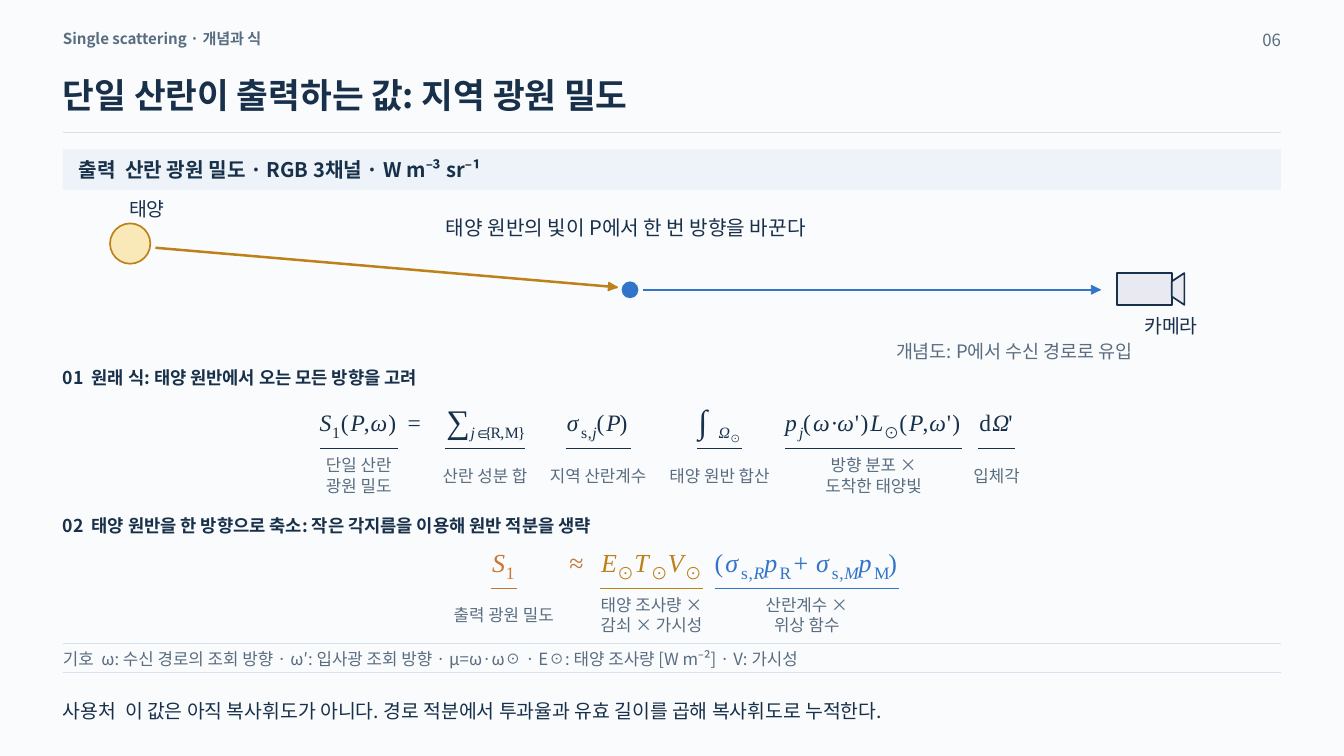
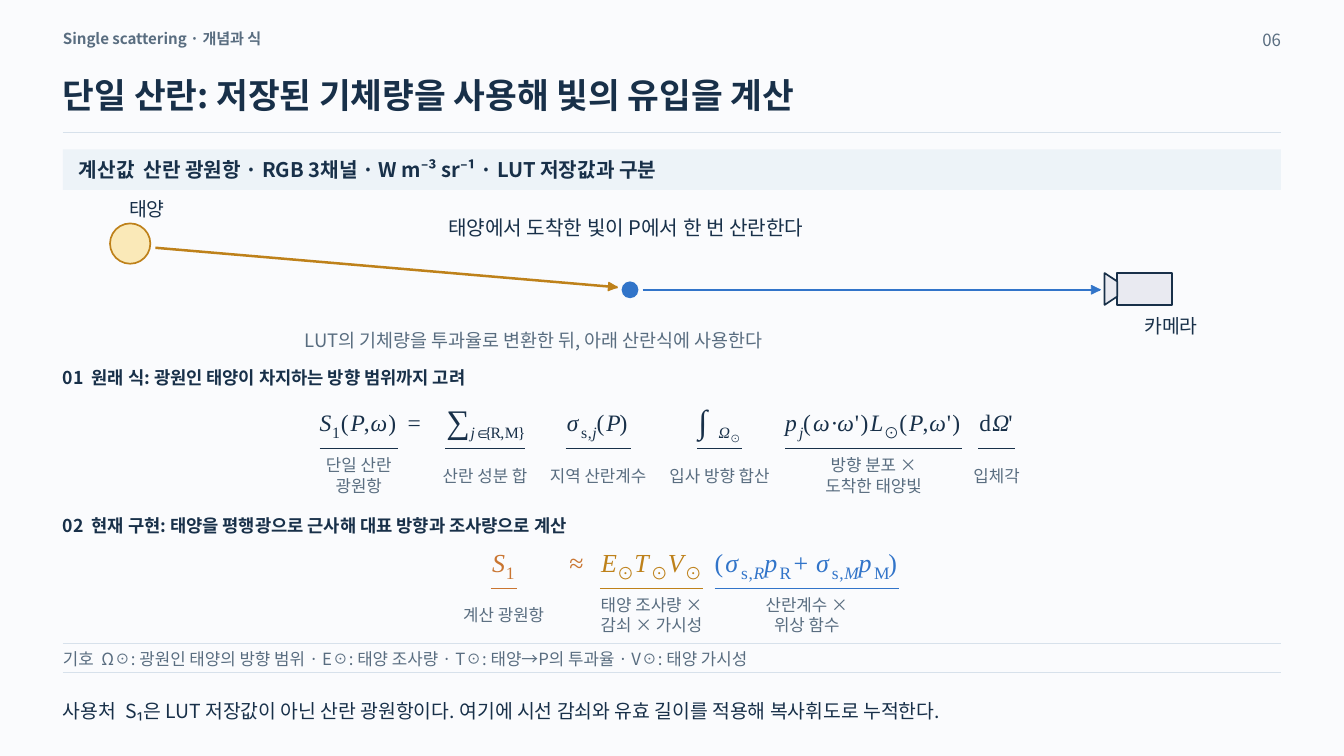
Before and after one commit to LongtimeProdigy/DuckingEngine_v0002, a slide deck: slide 6 of output/Atmosphere_Rendering_Notes_Consistent.pptx. Drawn at 1344x756 pixels with LibreOffice and Linux fonts; fonts in the diff are those of the drawing. Boxes give left, top, right and bottom in pixels: in the first picture for what was removed or moved away, otherwise in the second. Text is boxed around its words. In the diff, an @@ line names an element or a change of style, - is before the commit and + after.

Commit message:
대기산란 PPT 개선

```diff
--- a/output/Atmosphere_Rendering_Notes_Consistent.pptx
+++ b/output/Atmosphere_Rendering_Notes_Consistent.pptx
@@ text at (63,79,794,111): text changed @@
-단일 산란이 출력하는 값: 지역 광원 밀도
+단일 산란: 저장된 기체량을 사용해 빛의 유입을 계산
@@ text at (79,159,656,179): text changed @@
-출력 산란 광원 밀도 · RGB 3채널 · W m⁻³ sr⁻¹
+계산값 산란 광원항 · RGB 3채널 · W m⁻³ sr⁻¹ · LUT 저장값과 구분
@@ text at (448,218,803,237): text changed @@
-태양 원반의 빛이 P에서 한 번 방향을 바꾼다
+태양에서 도착한 빛이 P에서 한 번 산란한다
@@ freeform shape: place and size @@
-freeform shape at (1171,273,1184,306)
+freeform shape at (1105,273,1117,306)
@@ text at (305,331,762,351): text changed @@
-개념도: P에서 수신 경로로 유입
+LUT의 기체량을 투과율로 변환한 뒤, 아래 산란식에 사용한다
@@ text at (63,369,465,386): text changed @@
-01 원래 식: 태양 원반에서 오는 모든 방향을 고려
+01 원래 식: 광원인 태양이 차지하는 방향 범위까지 고려
@@ text at (336,478,382,493): text changed @@
-광원 밀도
+광원항
@@ text at (669,468,770,484): text changed @@
-태양 원반 합산
+입사 방향 합산
@@ text at (63,517,566,534): text changed @@
-02 태양 원반을 한 방향으로 축소: 작은 각지름을 이용해 원반 적분을 생략
+02 현재 구현: 태양을 평행광으로 근사해 대표 방향과 조사량으로 계산
@@ text at (463,607,544,623): text changed @@
-출력 광원 밀도
+계산 광원항
@@ text at (63,651,747,667): text changed @@
-기호 ω: 수신 경로의 조회 방향 · ω′: 입사광 조회 방향 · μ=ω·ω☉ · E☉: 태양 조사량 [W m⁻²] · V: 가시성
+기호 Ω☉: 광원인 태양의 방향 범위 · E☉: 태양 조사량 · T☉: 태양→P의 투과율 · V☉: 태양 가시성
@@ text at (63,702,940,721): text changed @@
-사용처 이 값은 아직 복사휘도가 아니다. 경로 적분에서 투과율과 유효 길이를 곱해 복사휘도로 누적한다.
+사용처 S₁은 LUT 저장값이 아닌 산란 광원항이다. 여기에 시선 감쇠와 유효 길이를 적용해 복사휘도로 누적한다.
```
Also in this commit, not shown: 3 other slides changed.
